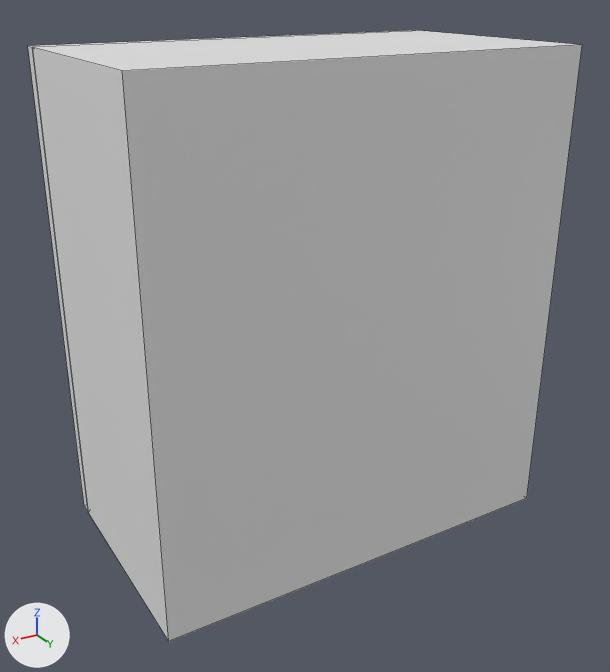
A saved change to the FBX model Station-32/Assets/Models/Station 32/Medkit.fbx.
One viewpoint serves both versions: a 50 mm camera at (2.32, 3.54, 1.7) aimed at (-0.01, -0.35, -0.24). Lighting does not change. The marker at lower left points along +X, +Y and +Z. Mesh edges are drawn as thin lines. Materials are left out; every surface is plain grey.

In view in the first picture: 'Medkit', 'Medkit Door'.
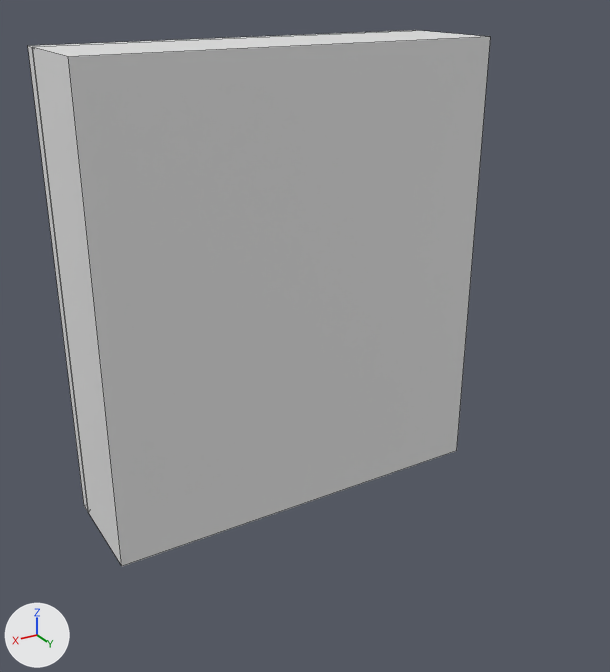
The newer file is also turned or shifted as a whole; pictures and numbers use the older file's frame.

Boxes (x1, y1, x2, y2) around the edits, measured in the pictures (610 x 672 px):
'Medkit', reshaped (17% narrower, 12% shorter)
    before: (32, 31, 582, 641)
    after: (32, 31, 490, 566)

The change in detail:
me_cube has 16 vertices, 14 faces and spans x -1.22..1.22, y -0.9..0.38, z -1.37..1.37.
me_cube is used by ob_medkit; location (0.0, 0.0, 0.0).
Before the commit, vertices of me_cube: 2 (-1.22, 0.38, -1.37) at pixel (526, 498), 3 (-1.22, 0.38, 1.37) at pixel (582, 44), 6 (1.22, 0.38, -1.37) at pixel (168, 641), 7 (1.22, 0.38, 1.37) at pixel (122, 70), 12 (-1.12, 0.24, -1.26).
Before the commit, vertices of me_cube: 13 (-1.12, 0.24, 1.26), 14 (1.12, 0.24, 1.26), 15 (1.12, 0.24, -1.26).
Part 1, on me_cube:
Vertices 2, 3, 6, 7 of me_cube move by (0.0, -0.68, 0.0).
Vertices 12 to 15 of me_cube move by (0.0, -0.57, 0.0).
